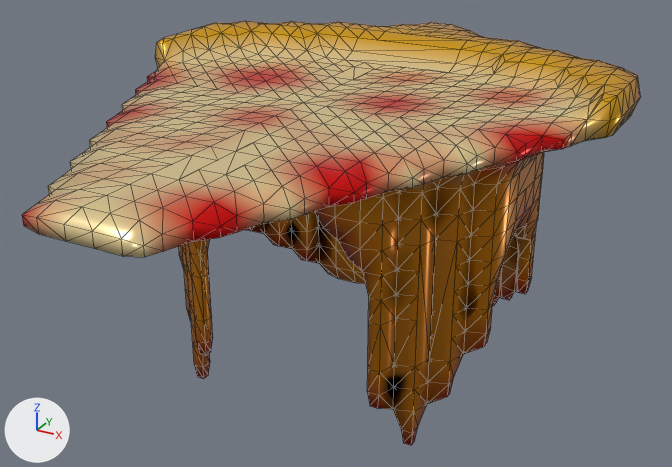
An edit to the glTF model glb/smooth/1001-2000/1231.glb, drawn before and after from the same camera.
The view is the same before and after, from a 50 mm lens placed at (0.857, -1.478, 1.133), pointed at (0.029, 0.027, 0.38). The lights are fixed; the arrows at lower left show +X, +Y and +Z. Mesh edges are drawn as thin lines. Vertices at the same position are counted once.
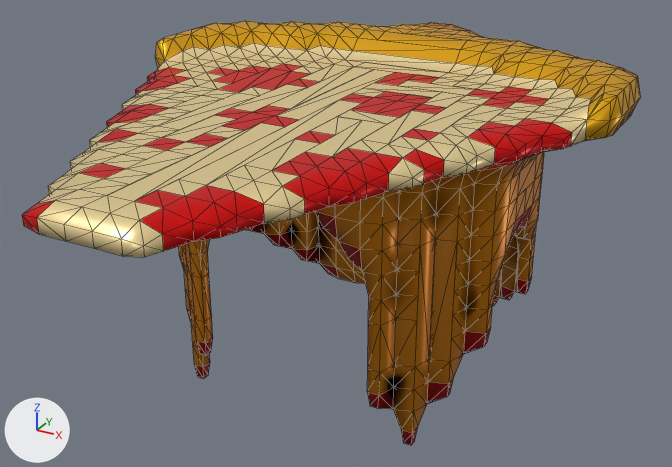
What differs and where, as boxes [x1, y1, x2, y2] in the pictures (672 x 467 px):
part 1 of me_mesh_0, cut back
    both: [108, 62, 507, 201]
part 2 of me_mesh_0, recoloured
    both: [22, 21, 641, 442]

The change, as a diff of the scene's bpy script:
```diff
--- a/glb/smooth/1001-2000/1231.glb.py
+++ b/glb/smooth/1001-2000/1231.glb.py
@@ me_mesh_0 @@
 # used by ob_mesh_0; location = (0.0, 0.0, 0.0)
-me_mesh_0.from_pydata(...)  # 1436 vertices, 2922 faces; spans x -0.525..0.525, y -0.637..0.637, z 0.017..0.7
+me_mesh_0.from_pydata(...)  # 1393 vertices, 2758 faces; spans x -0.525..0.525, y -0.637..0.637, z 0.017..0.7
+# me_mesh_0 part 1
+# 43 vertices are removed from x -0.225..0.275, y -0.4..0.35, z 0.6..0.65
+# 232 faces are deleted
+# 68 new faces join them
+# me_mesh_0 part 2: 1522 kept faces spanning x -0.525..0.525, y -0.637..0.637, z 0.017..0.7 get new vertex colours
 me_mesh_0.materials.append(mat_material_0)
```
